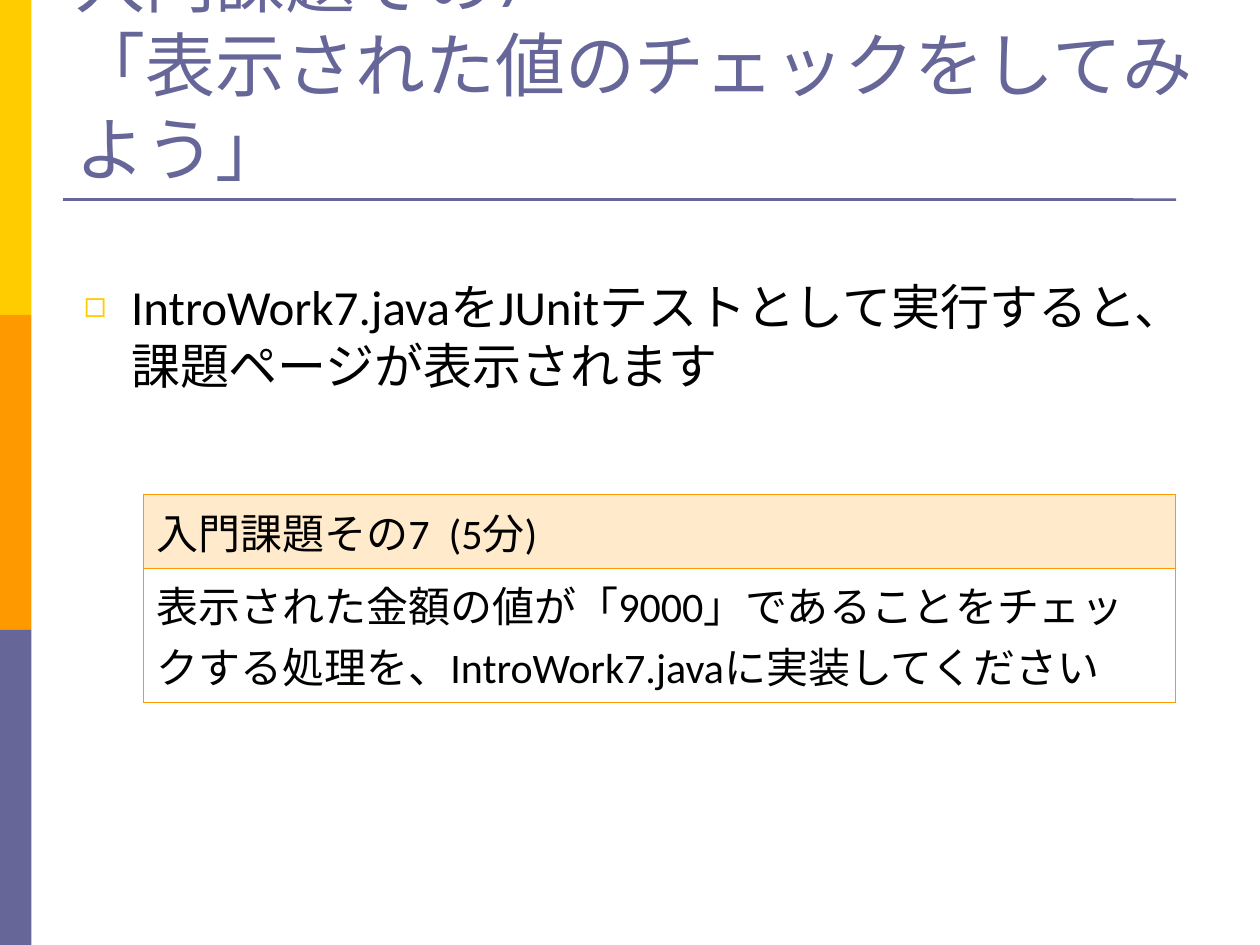
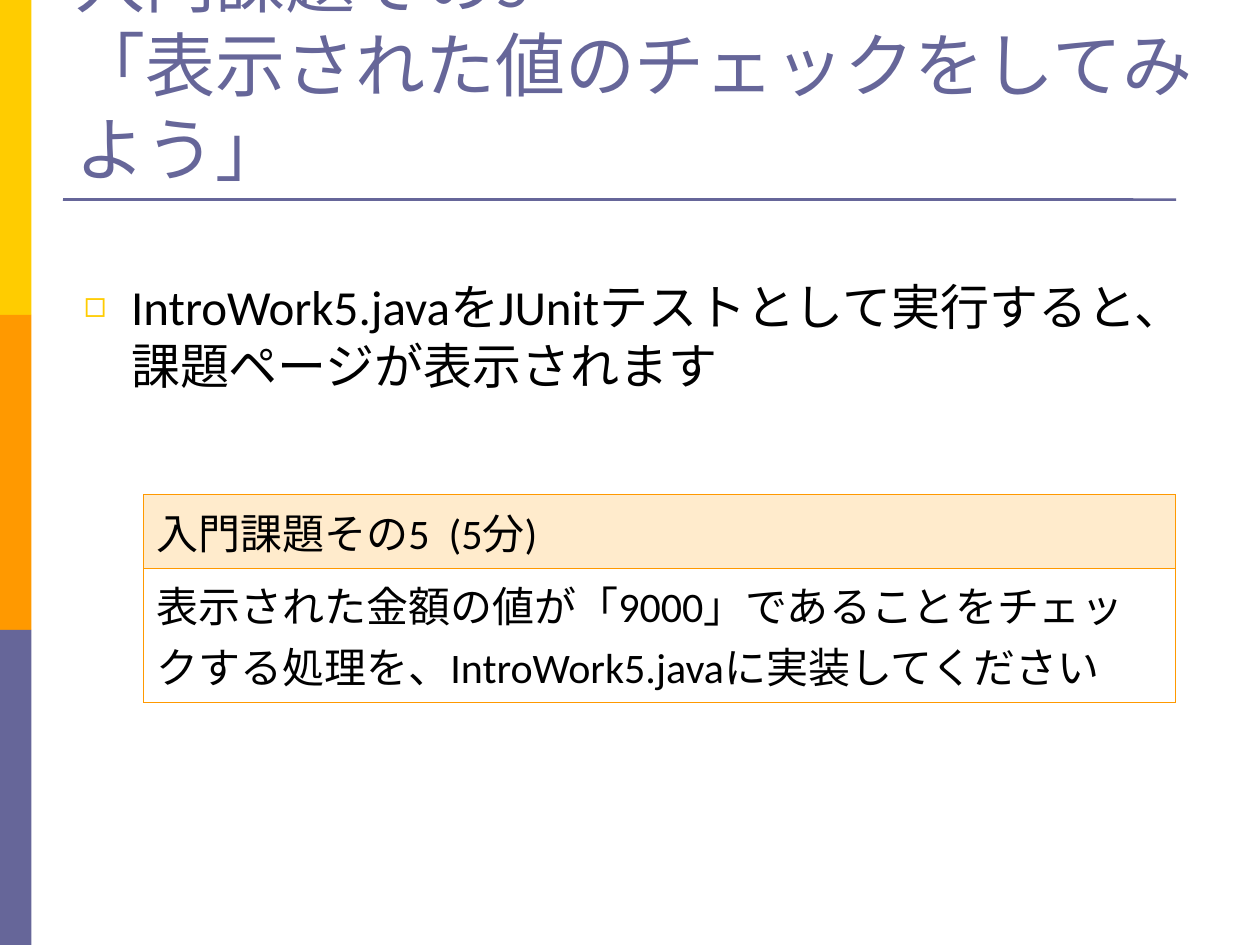
Before and after one commit to SoftwareTestAutomationResearch/STARHOTEL-Teaching-Materials-Simple, a slide deck: slide 27 of teacher/Slide.ppt (slide 30 before the commit). Drawn at 1260x945 pixels with LibreOffice and Linux fonts; fonts in the diff are those of the drawing. Boxes give left, top, right and bottom in pixels: in the first picture for what was removed or moved away, otherwise in the second. Text is boxed around its words. In the diff, an @@ line names an element or a change of style, - is before the commit and + after.

```diff
--- a/teacher/Slide.ppt
+++ b/teacher/Slide.ppt
@@ title at <box>76,0,1193,181</box>: text changed @@
-入門課題その7
-「表示された値のチェックをしてみよう」
+入門課題その5
+「表示された値のチェックをしてみよう」
@@ text at <box>131,285,1183,388</box>: text changed @@
-◻ IntroWork7.javaをJUnitテストとして実行すると、課題ページが表示されます
+◻ IntroWork5.javaをJUnitテストとして実行すると、課題ページが表示されます
@@ table at <box>144,494,1176,695</box> @@
-row 1, column 1: 入門課題その7 (5分)
+row 1, column 1: 入門課題その5 (5分)
-row 2, column 1: 表示された金額の値が「9000」であることをチェックする処理を、IntroWork7.javaに実装してください
+row 2, column 1: 表示された金額の値が「9000」であることをチェックする処理を、IntroWork5.javaに実装してください
```
Also in this commit, not shown: 14 other slides changed, 3 slides added, 40 slides removed, 3 other files.
